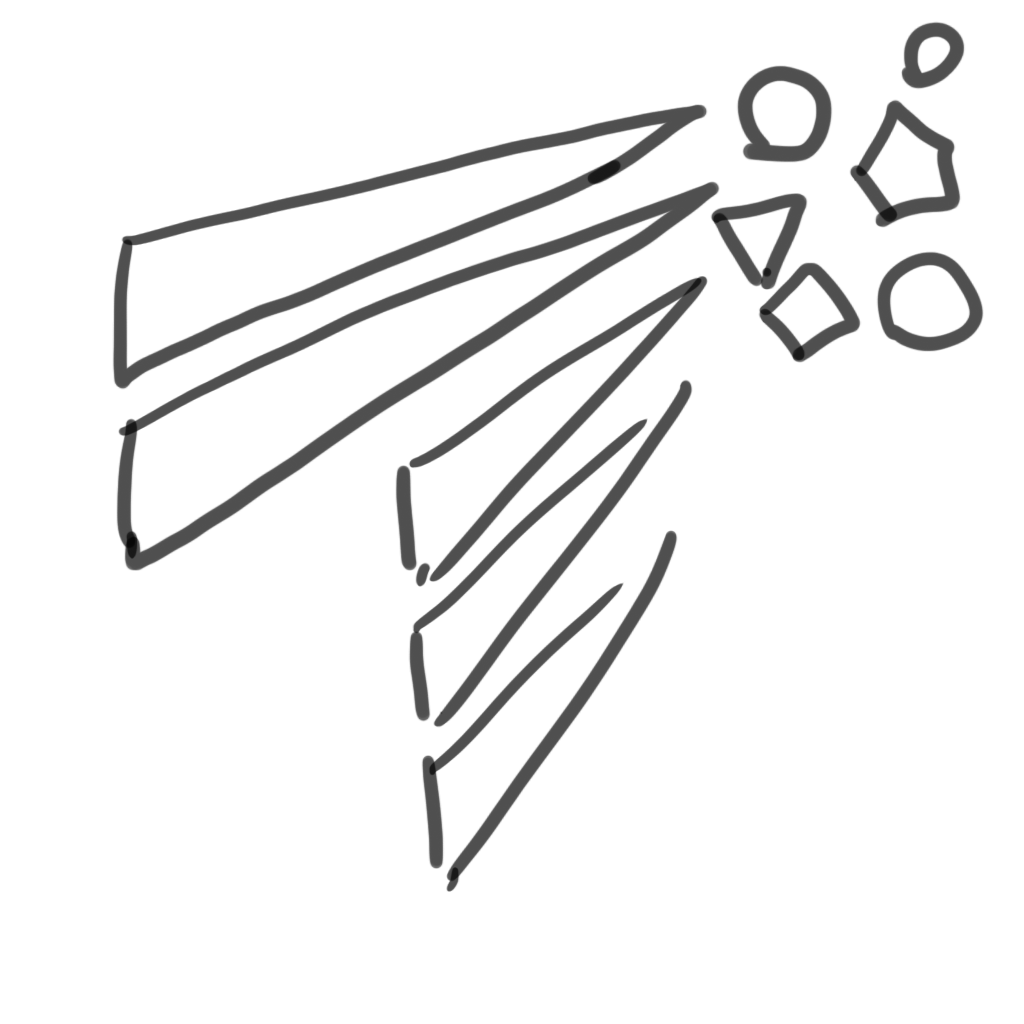
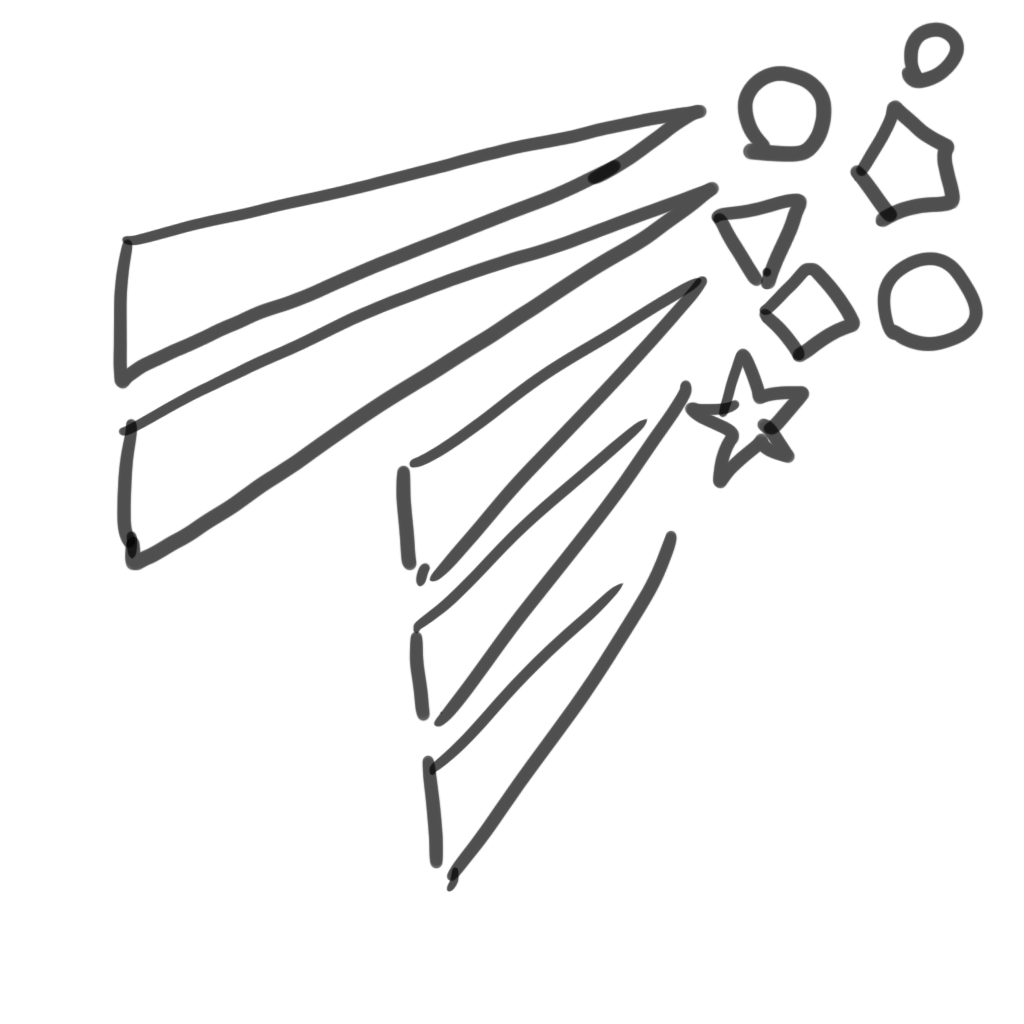
Layers edited between the first and the second 1024x1024 image:
painted on "レイヤー 2" over [684, 348, 811, 489]
